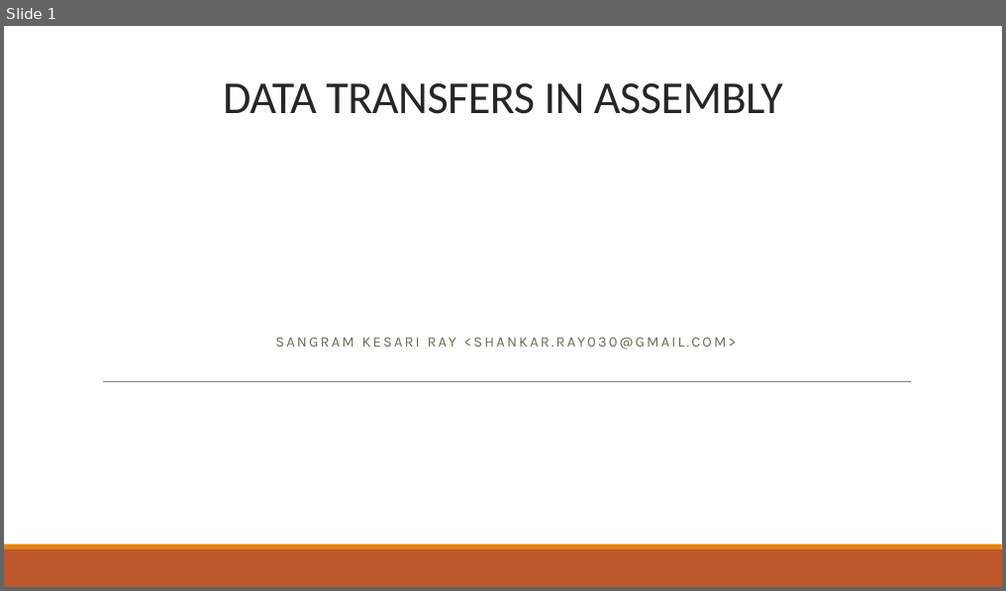
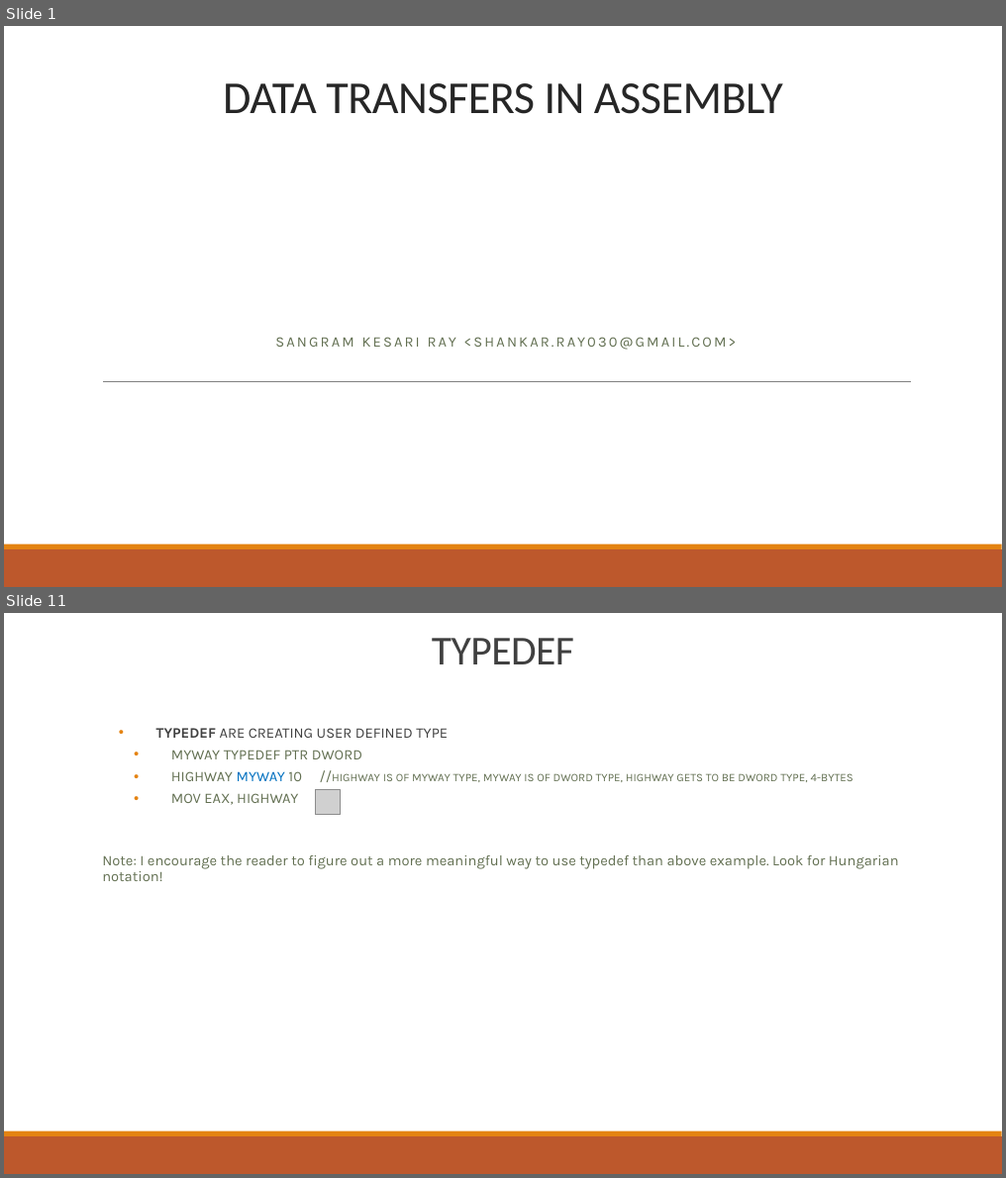
Before and after one commit to b1nch3f/Assembly-Language-Tutorials-for-Windows, a slide deck: 04 Data Transfers/Data Transfers - Part 2.pptx. Shown one above the other, each under a label of ours: slide 1 before the commit, slides 1 and 11 after it; the slides between them are not shown. The pictures are 1006x591 and 1006x1178 pixels, drawn with LibreOffice and Linux fonts; fonts in the diff are those of the drawing; grey boxes stand for pictures. Boxes give left, top, right and bottom in pixels: in the first picture for what was removed or moved away, otherwise in the second. Text is boxed around its words. In the diff, an @@ line names an element or a change of style, - is before the commit and + after.

```diff
--- a/04 Data Transfers/Data Transfers - Part 2.pptx
+++ b/04 Data Transfers/Data Transfers - Part 2.pptx
@@ slide 11 added at (4,613,1002,1174), background #FFFFFF; not listed: 2 template elements that a slide beside it also shows @@
@@ title added at (432,638,574,664), 39.6 pt, text #404040 @@
+TYPEDEF
@@ subtitle added at (102,728,899,881), 14 pt, text #637052 @@
+  • TYPEDEF ARE CREATING USER DEFINED TYPE
+    • MYWAY TYPEDEF PTR DWORD
+    • HIGHWAY MYWAY 10 //HIGHWAY IS OF MYWAY TYPE, MYWAY IS OF DWORD TYPE, HIGHWAY GETS TO BE DWORD TYPE, 4-BYTES
+    • MOV EAX, HIGHWAY
+  Note: I encourage the reader to figure out a more meaningful way to use typedef than above example. Look for Hungarian notation!
@@ picture added at (316,789,341,814) @@
```
Also in this commit, not shown: 9 other slides added, 7 slides removed, 17 other files.
